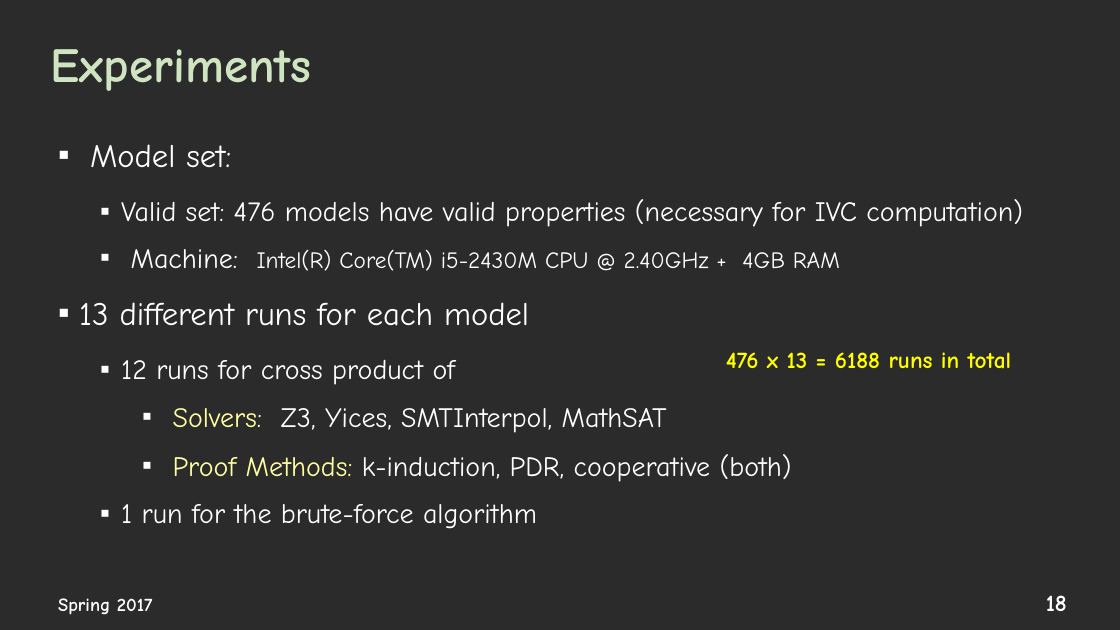
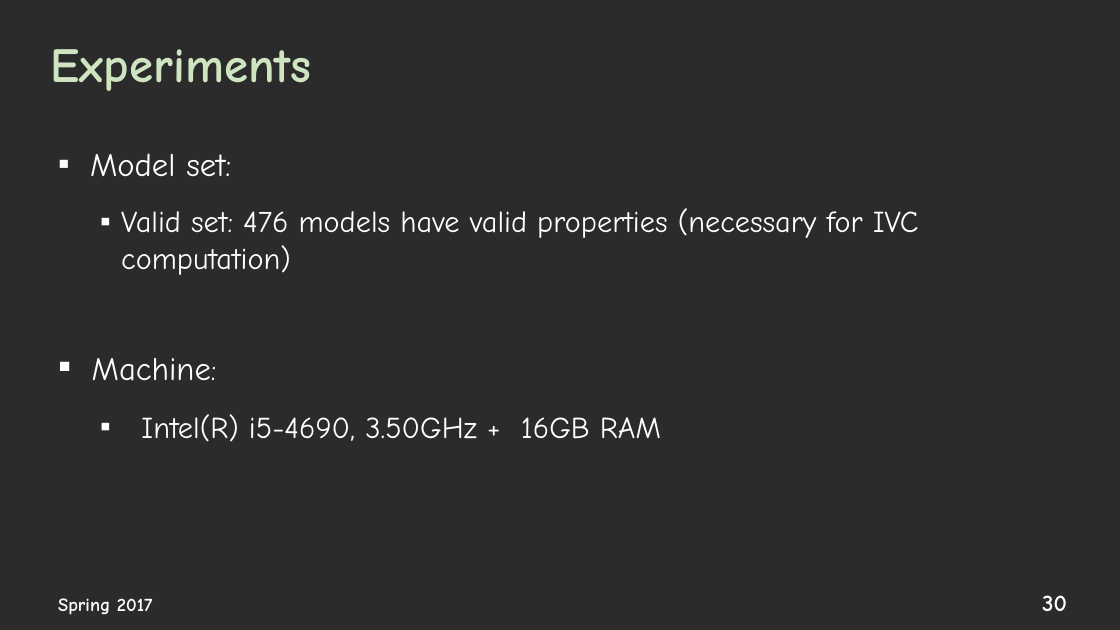
Before and after one commit to elaghs/Working, a slide deck: slide 30 of presentations/WPE_coverage.pptx (slide 18 before the commit). Drawn at 1120x630 pixels with LibreOffice and Linux fonts; fonts in the diff are those of the drawing; background and template pictures are left out; a plain dark background stands for a picture behind light text. Boxes give left, top, right and bottom in pixels: in the first picture for what was removed or moved away, otherwise in the second. Text is boxed around its words. In the diff, an @@ line names an element or a change of style, - is before the commit and + after.

```diff
--- a/presentations/WPE_coverage.pptx
+++ b/presentations/WPE_coverage.pptx
@@ text "Model set:": place and size @@
-text "Model set:" at bbox=[79, 144, 1023, 529]
+text "Model set:" at bbox=[90, 153, 919, 442]
@@ text at bbox=[121, 208, 919, 275]: size 24 to 26 pt in "Valid set: 476 models have valid properties ..." @@
@@ text at bbox=[92, 358, 661, 442]: text changed; size 24 to 26 pt @@
-  ▪ Machine: Intel(R) Core(TM) i5-2430M CPU @ 2.40GHz + 4GB RAM
-▪ 13 different runs for each model
-  ▪ 12 runs for cross product of
-    ▪ Solvers: Z3, Yices, SMTInterpol, MathSAT
-    ▪ Proof Methods: k-induction, PDR, cooperative (both)
-  ▪ 1 run for the brute-force algorithm
+▪ Machine:
+  ▪ Intel(R) i5-4690, 3.50GHz + 16GB RAM
@@ text removed at bbox=[726, 352, 1012, 369] @@
-476 x 13 = 6188 runs in total
@@ page number at bbox=[1042, 595, 1067, 611]: text changed @@
-18
+30
```
Also in this commit, not shown: 13 other slides changed, 24 slides added, 4 slides removed, 3 other files.
